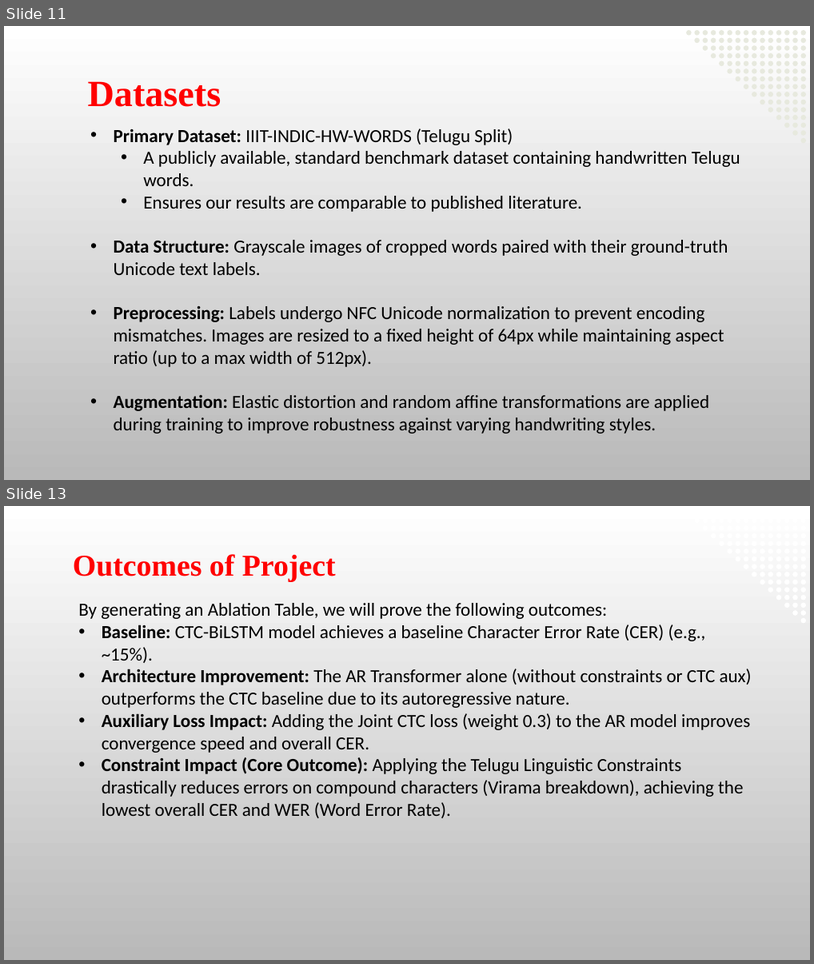
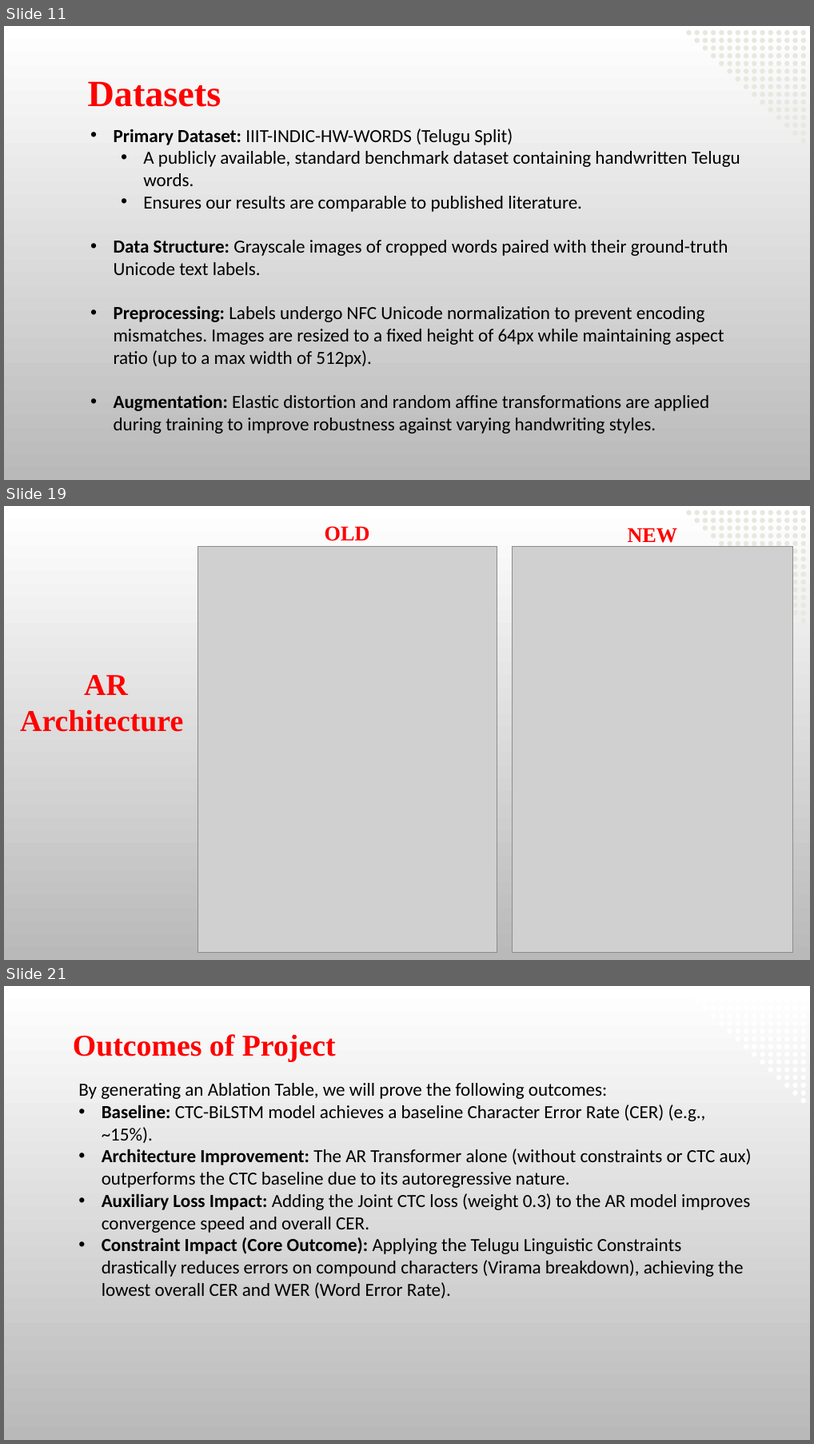
Before and after one commit to Bhargav-252006/telugu_htr, a slide deck: Major(b4).pptx. Shown one above the other, each under a label of ours: slides 11 and 13 before the commit, slides 11, 19 and 21 after it; the slides between them are not shown. The pictures are 814x964 and 814x1444 pixels, drawn with LibreOffice and Linux fonts; fonts in the diff are those of the drawing; grey boxes stand for pictures; background and template pictures are left out. Boxes give left, top, right and bottom in pixels: in the first picture for what was removed or moved away, otherwise in the second. Text is boxed around its words. In the diff, an @@ line names an element or a change of style, - is before the commit and + after.

```diff
--- a/Major(b4).pptx
+++ b/Major(b4).pptx
@@ slide 19 added at <box>4,506,810,960</box>, background picture (left out) @@
@@ text added at <box>325,526,370,541</box>, 25 pt, text #FF0000, bold @@
+OLD
@@ text added at <box>628,528,678,547</box>, 25 pt, text #FF0000, bold @@
+NEW
@@ picture added at <box>198,546,497,952</box> @@
@@ picture added at <box>512,546,793,952</box> @@
@@ group added at <box>687,510,806,624</box>: 84 freeform shapes @@
@@ text added at <box>20,675,183,732</box>, 36 pt, text #FF0000, bold @@
+AR
+Architecture
@@ what was slide 13 is now slide 21 @@
```
Also in this commit, not shown: 4 slides changed, 7 other slides added, 55 other files.
